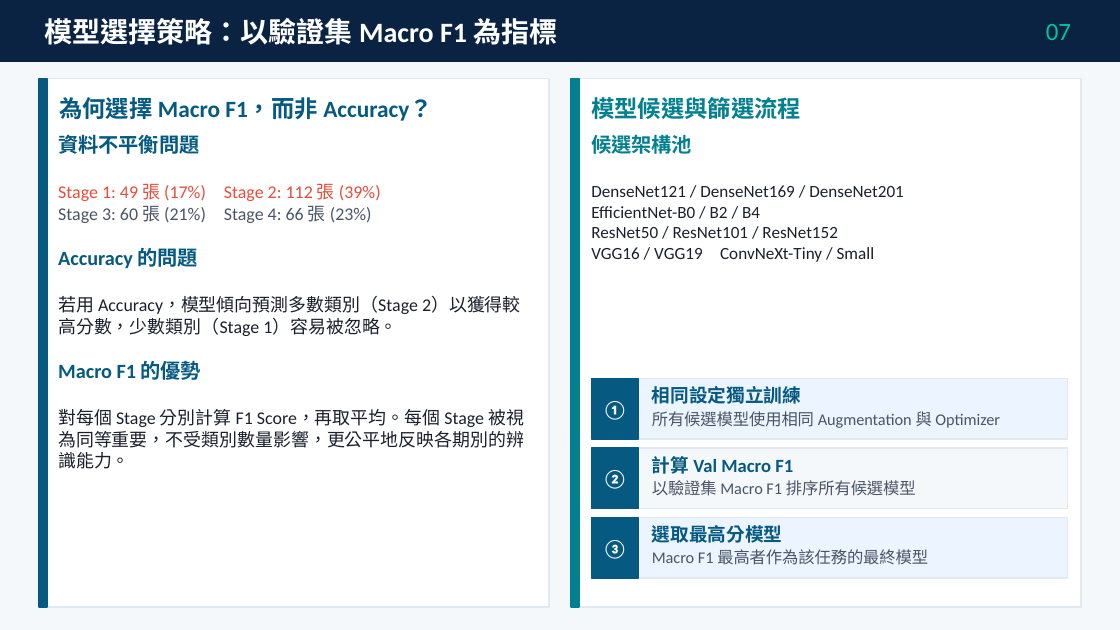
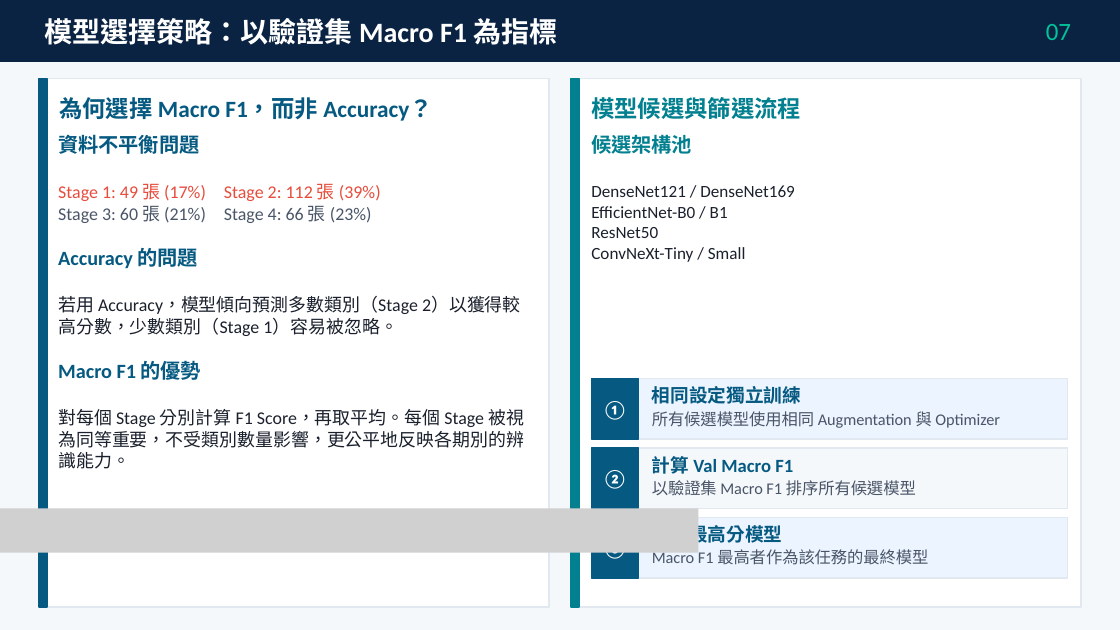
Before and after one commit to ericadgjl-huang/Renai-Hospital-DL-Project, a slide deck: slide 8 of Renai-Hospital_PresentationV4_final.pptx. Drawn at 1120x630 pixels with LibreOffice and Linux fonts; fonts in the diff are those of the drawing; grey boxes stand for pictures. Boxes give left, top, right and bottom in pixels: in the first picture for what was removed or moved away, otherwise in the second. Text is boxed around its words. In the diff, an @@ line names an element or a change of style, - is before the commit and + after.

```diff
--- a/Renai-Hospital_PresentationV4_final.pptx
+++ b/Renai-Hospital_PresentationV4_final.pptx
@@ text at bbox=[591, 185, 795, 262]: text changed @@
-DenseNet121 / DenseNet169 / DenseNet201
-EfficientNet-B0 / B2 / B4
-ResNet50 / ResNet101 / ResNet152
-VGG16 / VGG19 ConvNeXt-Tiny / Small
+DenseNet121 / DenseNet169
+EfficientNet-B0 / B1
+ResNet50
+ConvNeXt-Tiny / Small
@@ picture added at bbox=[0, 508, 698, 553] @@
```
Also in this commit, not shown: 1 other slide changed.
